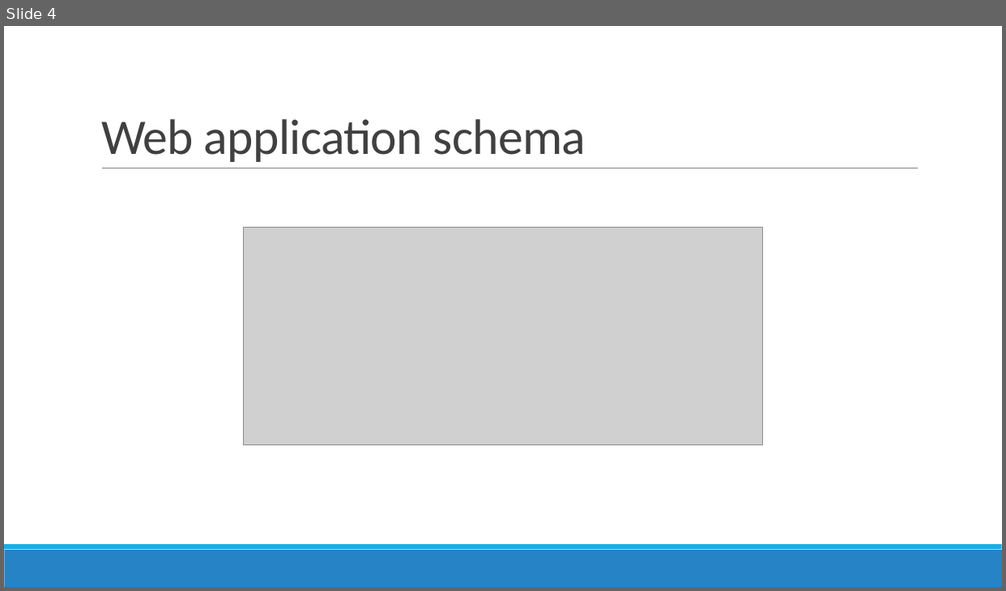
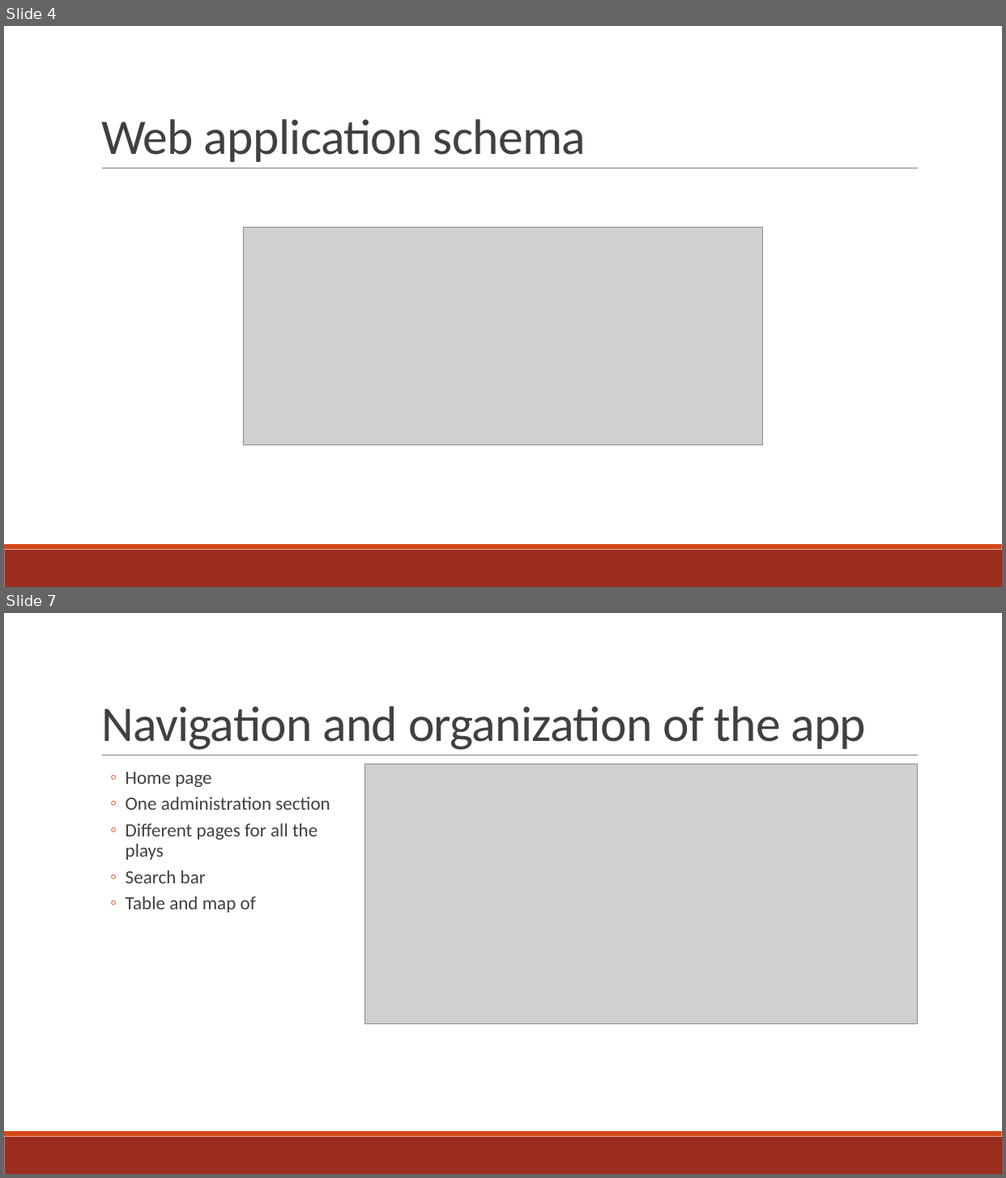
Before and after one commit to Fix-22/5C_AvvedutoCecireCinquetti_POI, a slide deck: docs/slides/Shakespeare_s Places.pptx. Shown one above the other, each under a label of ours: slide 4 before the commit, slides 4 and 7 after it; the slides between them are not shown. The pictures are 1006x591 and 1006x1178 pixels, drawn with LibreOffice and Linux fonts; fonts in the diff are those of the drawing; grey boxes stand for pictures. Boxes give left, top, right and bottom in pixels: in the first picture for what was removed or moved away, otherwise in the second. Text is boxed around its words. In the diff, an @@ line names an element or a change of style, - is before the commit and + after.

```diff
--- a/docs/slides/Shakespeare_s Places.pptx
+++ b/docs/slides/Shakespeare_s Places.pptx
@@ slide 7 added at bbox=[4, 613, 1002, 1174], background #FFFFFF; not listed: 3 template elements that a slide beside it also shows @@
@@ title added at bbox=[101, 706, 866, 750], 48 pt, text #404040 @@
+Navigation and organization of the app
@@ text added at bbox=[126, 772, 330, 913], 18 pt, text #404040 @@
+  ◦ Home page
+  ◦ One administration section
+  ◦ Different pages for all the plays
+  ◦ Search bar
+  ◦ Table and map of
@@ picture added at bbox=[364, 764, 918, 1024] @@
@@ slide 4 changed as well @@
@@ rectangle at bbox=[4, 550, 1002, 587]: fill #2683C6 to #9B2D1F @@
@@ rectangle at bbox=[4, 544, 1002, 550]: fill #1CADE4 to #D34817 @@
```
Also in this commit, not shown: 3 other slides changed, 6 other slides added, 8 slides removed, 1 other file.
